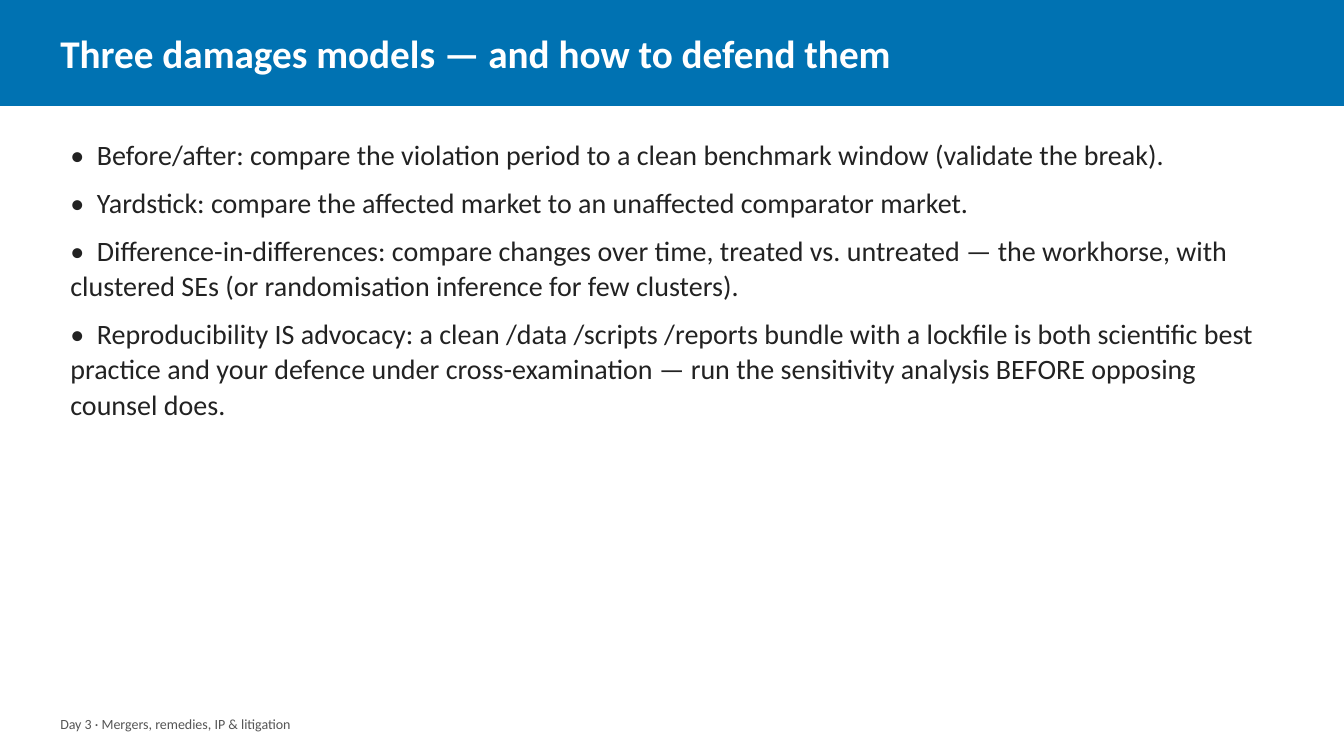
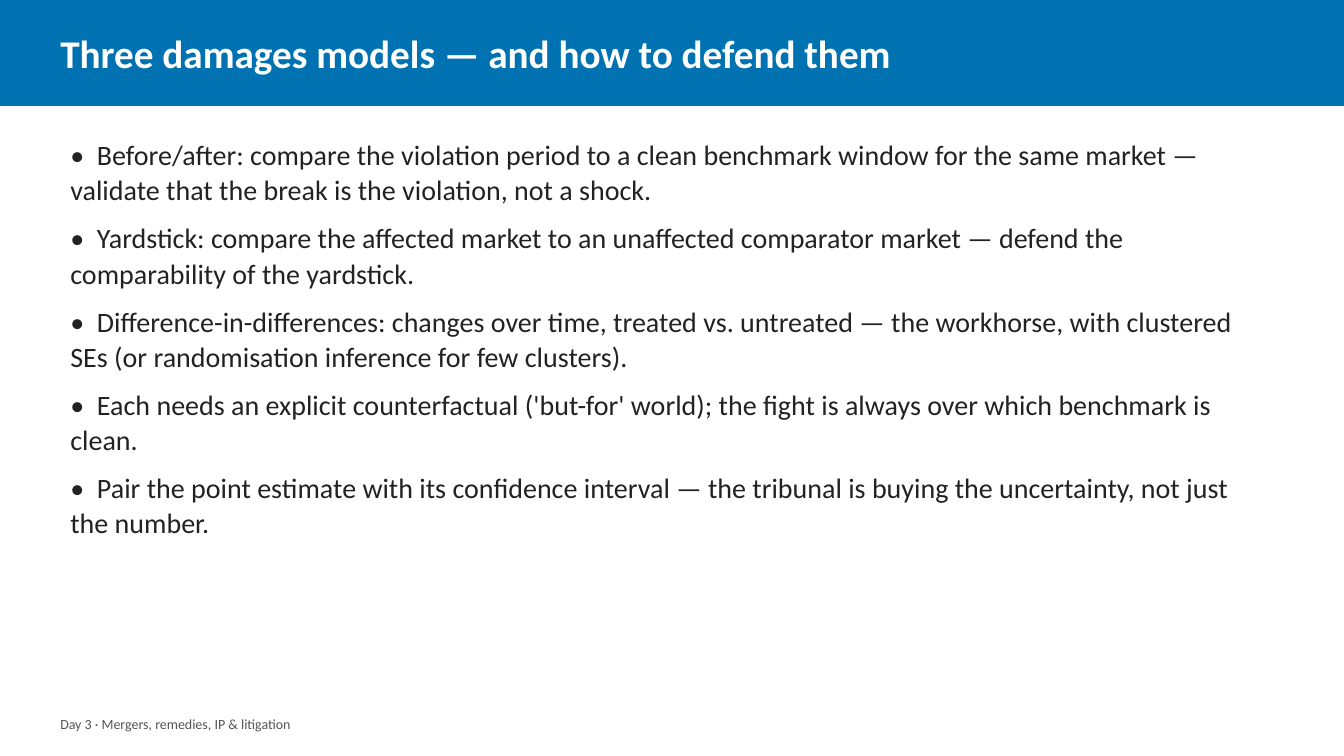
Before and after one commit to laurencehw/antitrust-methods, a slide deck: slide 47 of teaching/slides/day3_mergers_remedies_litigation.pptx (slide 19 before the commit). Drawn at 1344x756 pixels with LibreOffice and Linux fonts; fonts in the diff are those of the drawing. Boxes give left, top, right and bottom in pixels: in the first picture for what was removed or moved away, otherwise in the second. Text is boxed around its words. In the diff, an @@ line names an element or a change of style, - is before the commit and + after.

```diff
--- a/teaching/slides/day3_mergers_remedies_litigation.pptx
+++ b/teaching/slides/day3_mergers_remedies_litigation.pptx
@@ text at (70,145,1232,533): text changed @@
-• Before/after: compare the violation period to a clean benchmark window (validate the break).
-• Yardstick: compare the affected market to an unaffected comparator market.
-• Difference-in-differences: compare changes over time, treated vs. untreated — the workhorse, with clustered SEs (or randomisation inference for few clusters).
-• Reproducibility IS advocacy: a clean /data /scripts /reports bundle with a lockfile is both scientific best practice and your defence under cross-examination — run the sensitivity analysis BEFORE opposing counsel does.
+• Before/after: compare the violation period to a clean benchmark window for the same market — validate that the break is the violation, not a shock.
+• Yardstick: compare the affected market to an unaffected comparator market — defend the comparability of the yardstick.
+• Difference-in-differences: changes over time, treated vs. untreated — the workhorse, with clustered SEs (or randomisation inference for few clusters).
+• Each needs an explicit counterfactual ('but-for' world); the fight is always over which benchmark is clean.
+• Pair the point estimate with its confidence interval — the tribunal is buying the uncertainty, not just the number.
```
Also in this commit, not shown: 17 other slides changed, 30 slides added, 5 other files.
